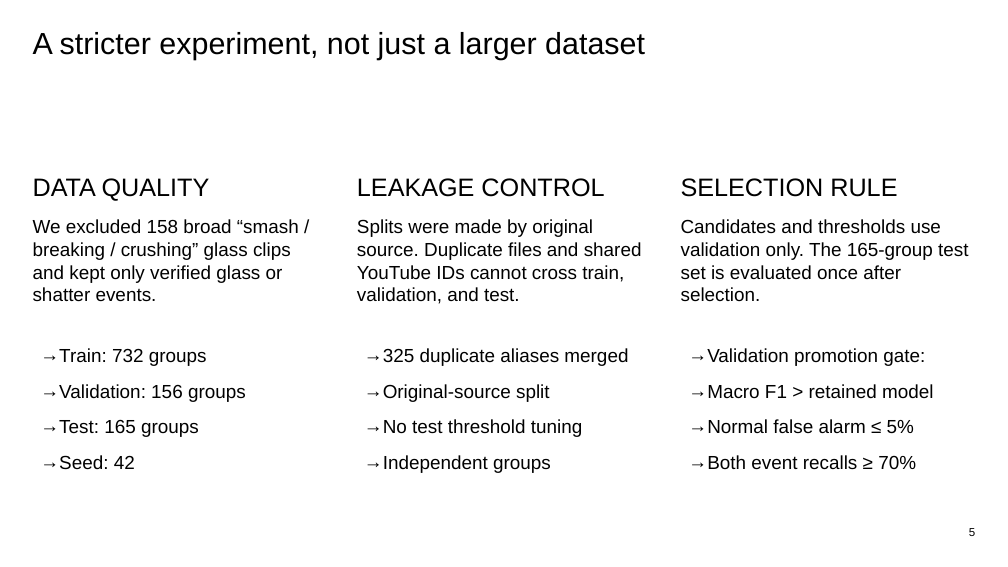
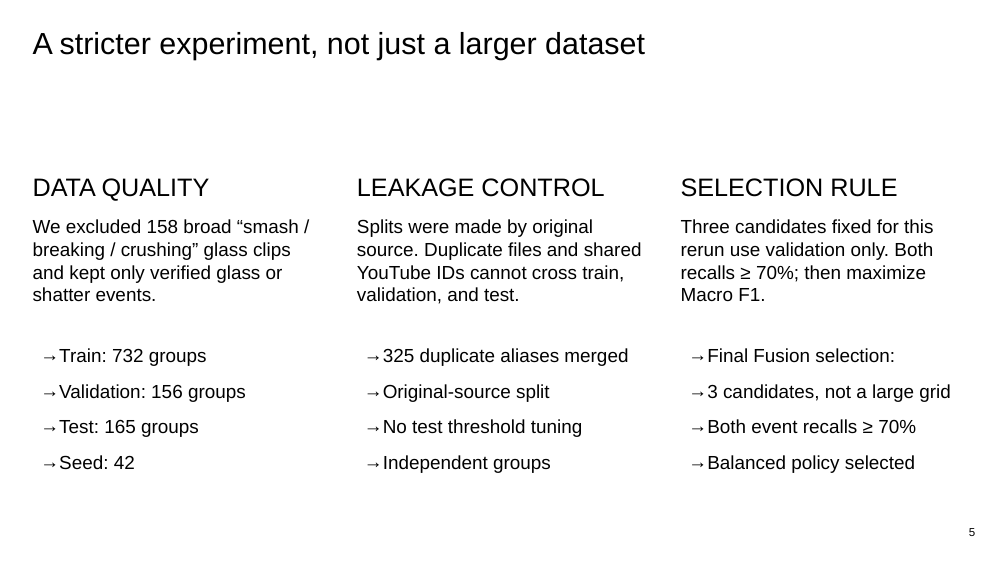
Before and after one commit to happy124210/2026-HUFS-IoT, a slide deck: slide 5 of outputs/HUFS_IoT_Final_Presentation_English.pptx. Drawn at 1008x567 pixels with LibreOffice and Linux fonts; fonts in the diff are those of the drawing. Boxes give left, top, right and bottom in pixels: in the first picture for what was removed or moved away, otherwise in the second. Text is boxed around its words. In the diff, an @@ line names an element or a change of style, - is before the commit and + after.

Commit message:
Update presentation and test results for final Fusion evaluation

```diff
--- a/outputs/HUFS_IoT_Final_Presentation_English.pptx
+++ b/outputs/HUFS_IoT_Final_Presentation_English.pptx
@@ text at box(681, 219, 933, 302): text changed @@
-Candidates and thresholds use validation only. The 165-group test set is evaluated once after selection.
+Three candidates fixed for this rerun use validation only. Both recalls ≥ 70%; then maximize Macro F1.
@@ text at box(688, 348, 950, 402): text changed @@
-→ Validation promotion gate:
-→ Macro F1 > retained model
-→ Normal false alarm ≤ 5%
+→ Final Fusion selection:
+→ 3 candidates, not a large grid
@@ text at box(688, 419, 916, 434): less space between paragraphs @@
@@ text at box(688, 455, 915, 473): paragraph added @@
+→ Balanced policy selected
```
Also in this commit, not shown: 7 other slides changed, 1 slide added, 1 slide removed, 18 other files.
